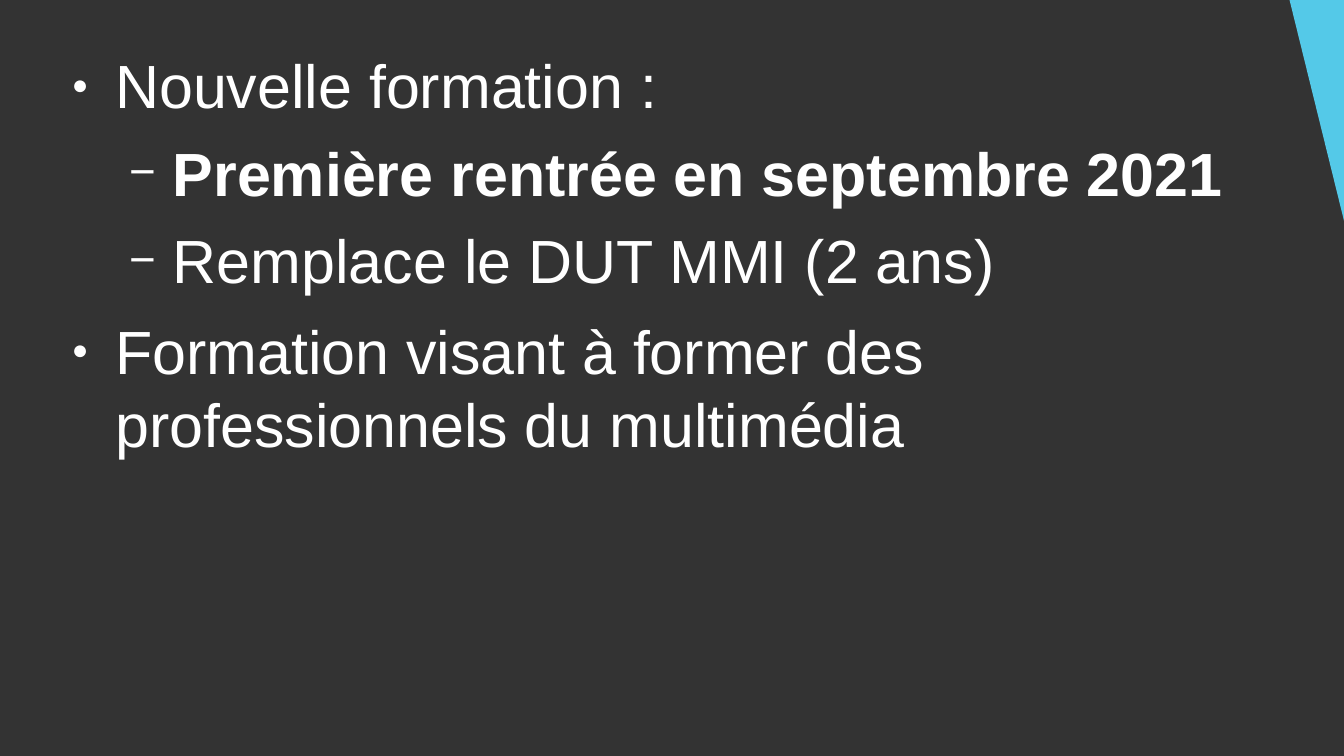
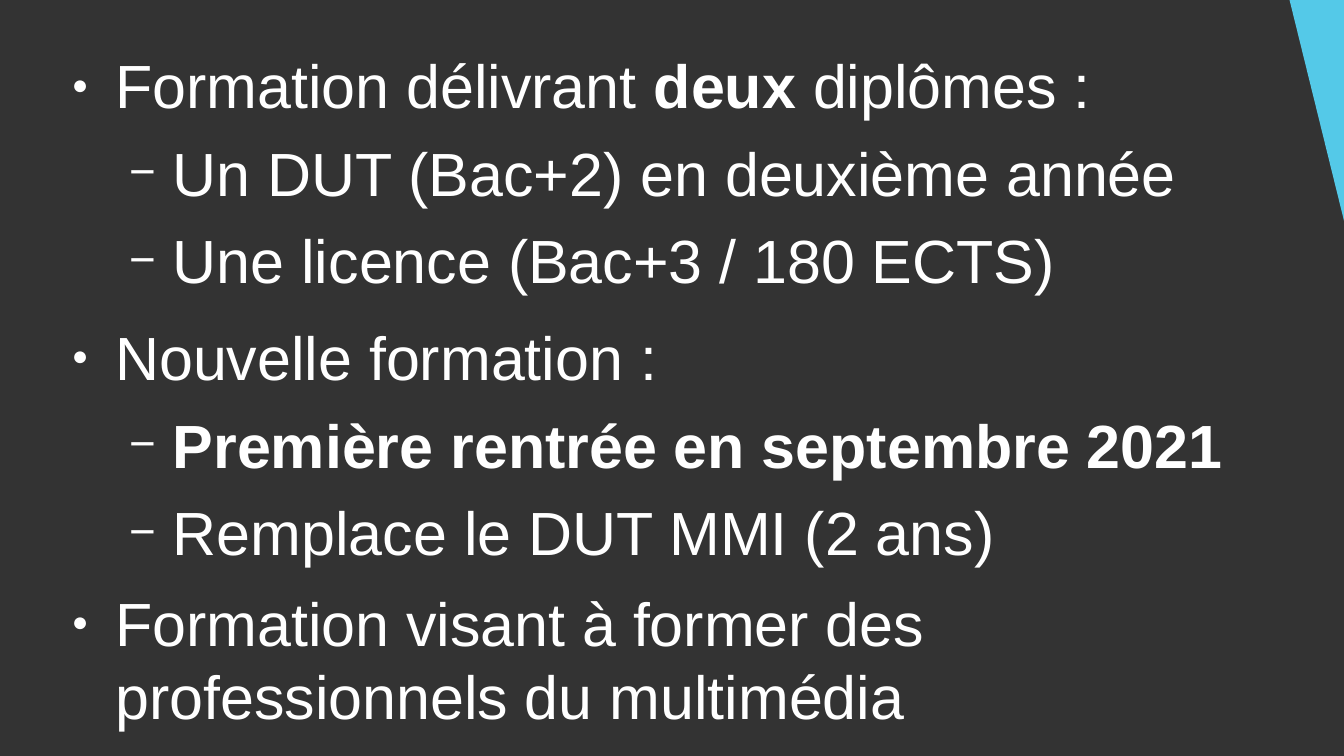
Before and after one commit to DanYellow/cours, a slide deck: slide 4 of presentation-formation-mmi/presentation.odp (slide 6 before the commit). Drawn at 1344x756 pixels with LibreOffice and Linux fonts; fonts in the diff are those of the drawing. Boxes give left, top, right and bottom in pixels: in the first picture for what was removed or moved away, otherwise in the second. Text is boxed around its words. In the diff, an @@ line names an element or a change of style, - is before the commit and + after.

```diff
--- a/presentation-formation-mmi/presentation.odp
+++ b/presentation-formation-mmi/presentation.odp
@@ text at [115, 63, 1175, 295]: paragraphs added @@
+● Formation délivrant deux diplômes :
+  − Un DUT (Bac+2) en deuxième année
+  − Une licence (Bac+3 / 180 ECTS)
```
Also in this commit, not shown: 11 other slides changed, 1 slide added, 1 other file.
